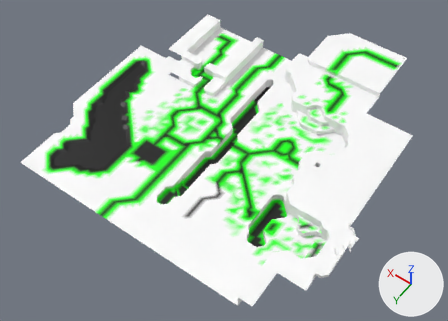
One commit to the glTF model Models/level-hub.glb: the scene before it, then after it.
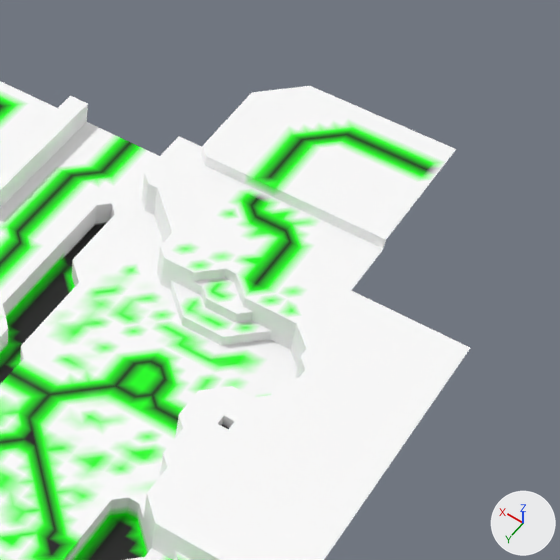
Each version is shown whole from a camera (50 mm lens) standing at (-164.0, 247.0, 364.0) and looking at (5.0, 9.0, -10.0), then close up on the part from 51% to 100% of the width and 0% to 68% of the height. The axes (+X, +Y, +Z) are drawn at lower right. The lights are the same throughout. The last two pictures show the newer version. Vertices at exactly the same position are counted once.

Objects in the first close-up: 'level-hub'.
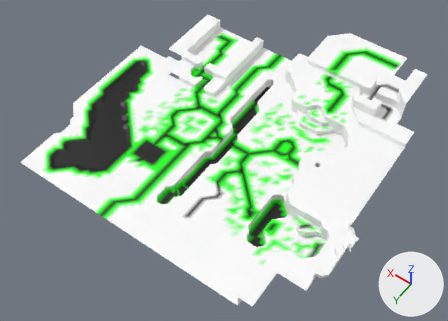
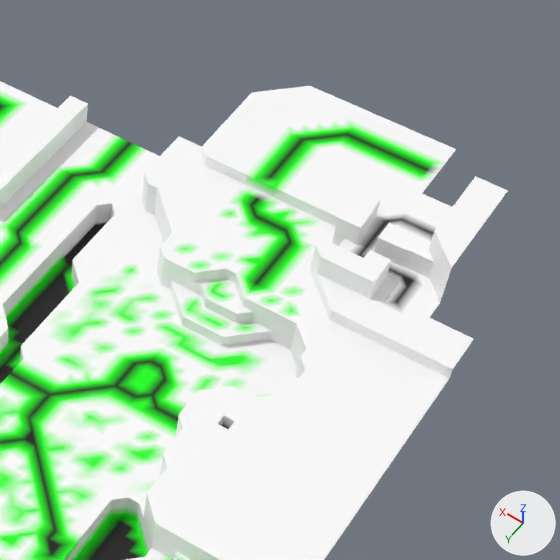
Pixel boxes (x1, y1, x2, y2) of what changed, in the close-ups (560 x 560 px):
'level-hub', reshaped: before (0, 81, 470, 560); after (0, 81, 508, 560)
part 1 of me_level_hub, built on: before (304, 212, 470, 378); after (310, 176, 508, 378)
part 2 of me_level_hub, recoloured (white to light grey): (364, 213, 407, 237) in both

What changed in the scene script:
```text
Change me_level_hub:
    used by ob_level_hub; location = (0.0, 0.0, 0.0)
    remove me_level_hub.from_pydata(...)  # 5208 vertices, 10064 faces; spans x -116.0..133.0, y -147.0..105.0, z -9.0..26.0
    add me_level_hub.from_pydata(...)  # 5405 vertices, 10453 faces; spans x -116.0..133.0, y -147.0..105.0, z -9.0..31.0
    me_level_hub part 1: 20 vertices moved from x -105.0..-60.0, y -98.0..-66.0, z 12.0 to x -105.0..-60.0, y -94.0..-63.0, z 14.0..16.0; 58 vertices removed from x -105.0..-56.0, y -102.0..-66.0, z 12.0..16.0; 255 vertices added at x -105.0..-52.0, y -122.0..-63.0, z 14.0..31.0
    me_level_hub part 2: 13 kept faces spanning x -66.0..-60.0, y -112.0..-94.0, z 16.0 get new vertex colours; the middle colour goes from white #ffffff to light grey #d5d5d5
```
